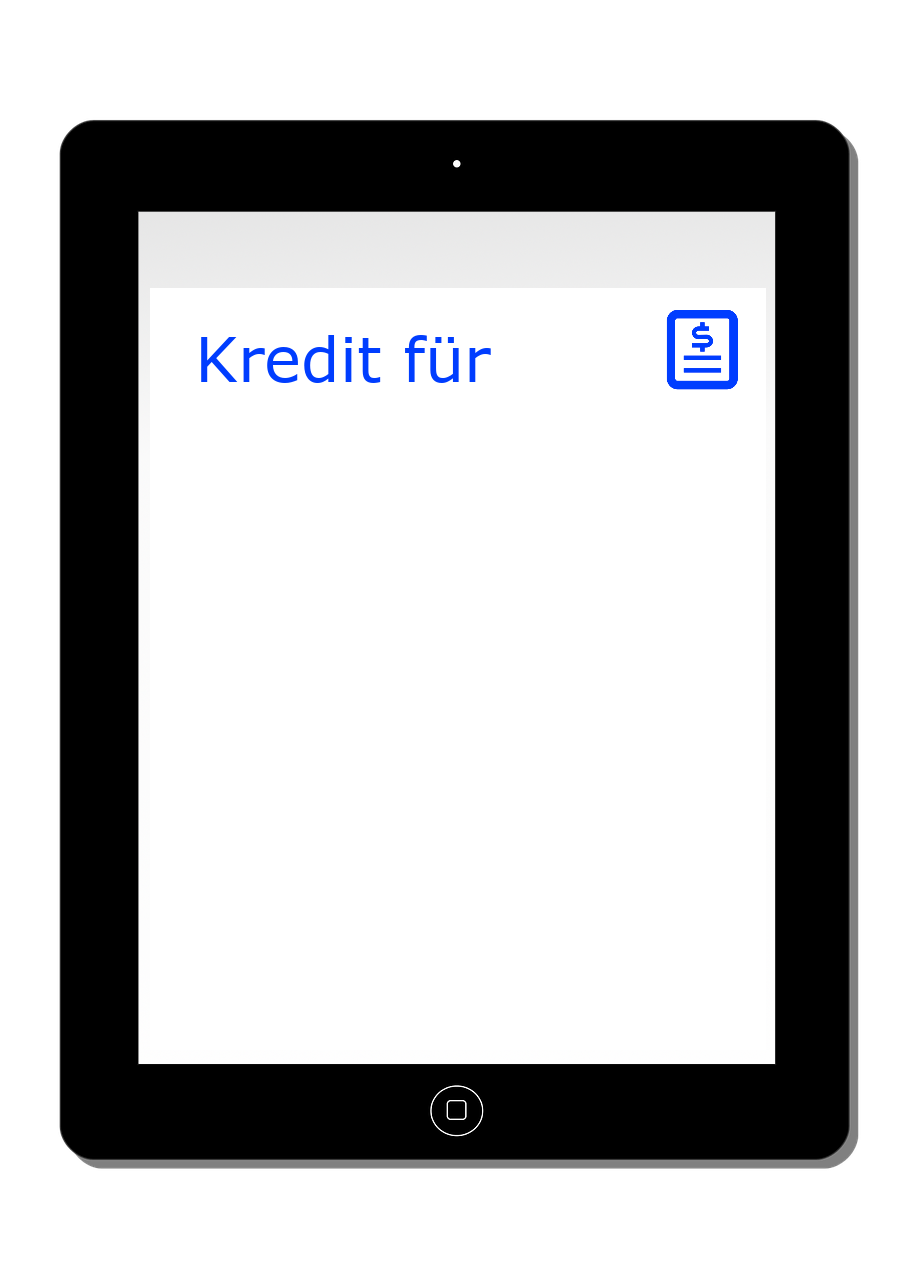
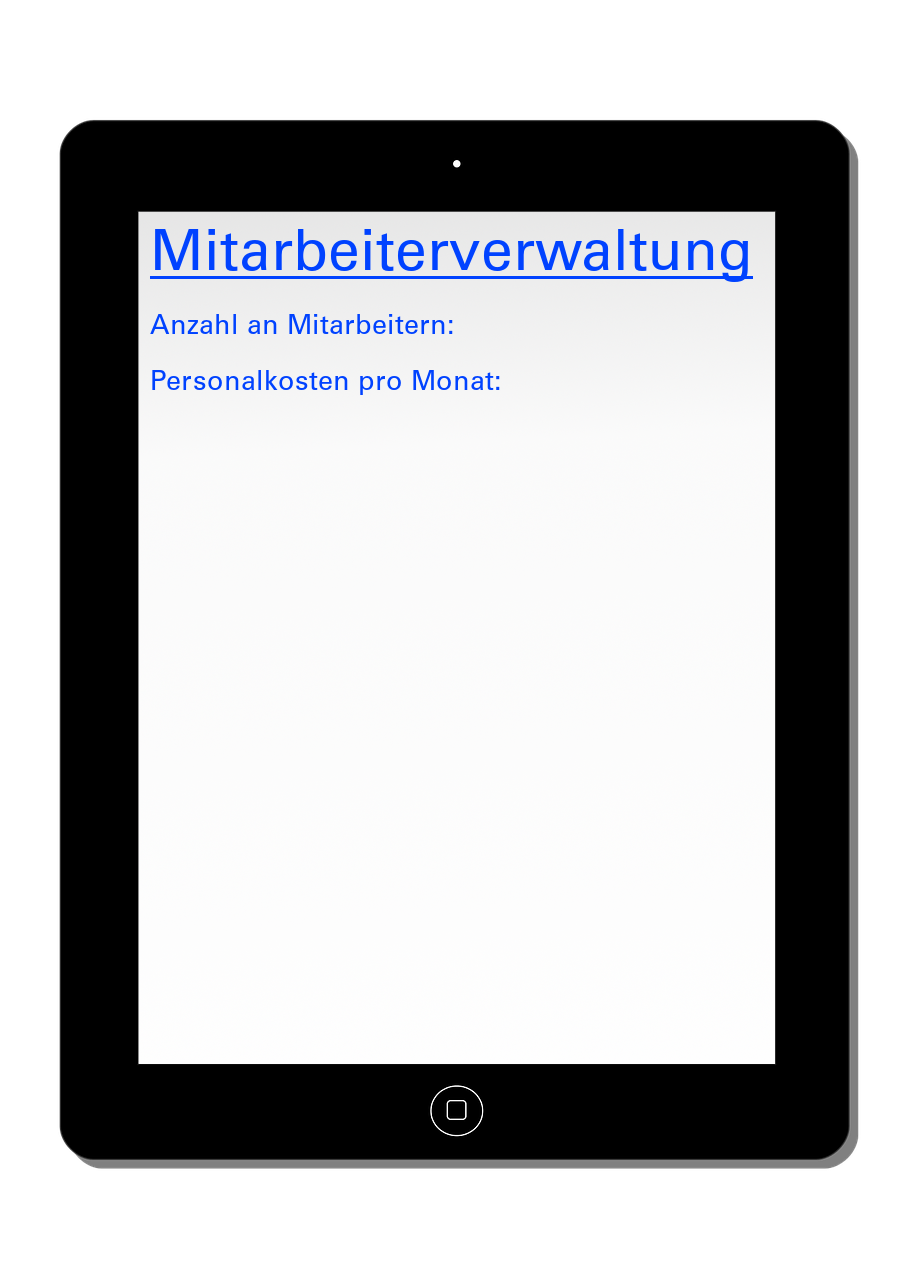
Layers edited between the first and the second 905 x 1280 image:
hid "Kredit für Privatkunden" over box(201, 335, 491, 383)
added layer "Mitarbeiterverwaltung ..." above "KreditIconm" over box(150, 229, 753, 395)
hid "KreditIconm" over box(666, 310, 738, 390)
hid "VertragLayer" over box(150, 288, 766, 938)
